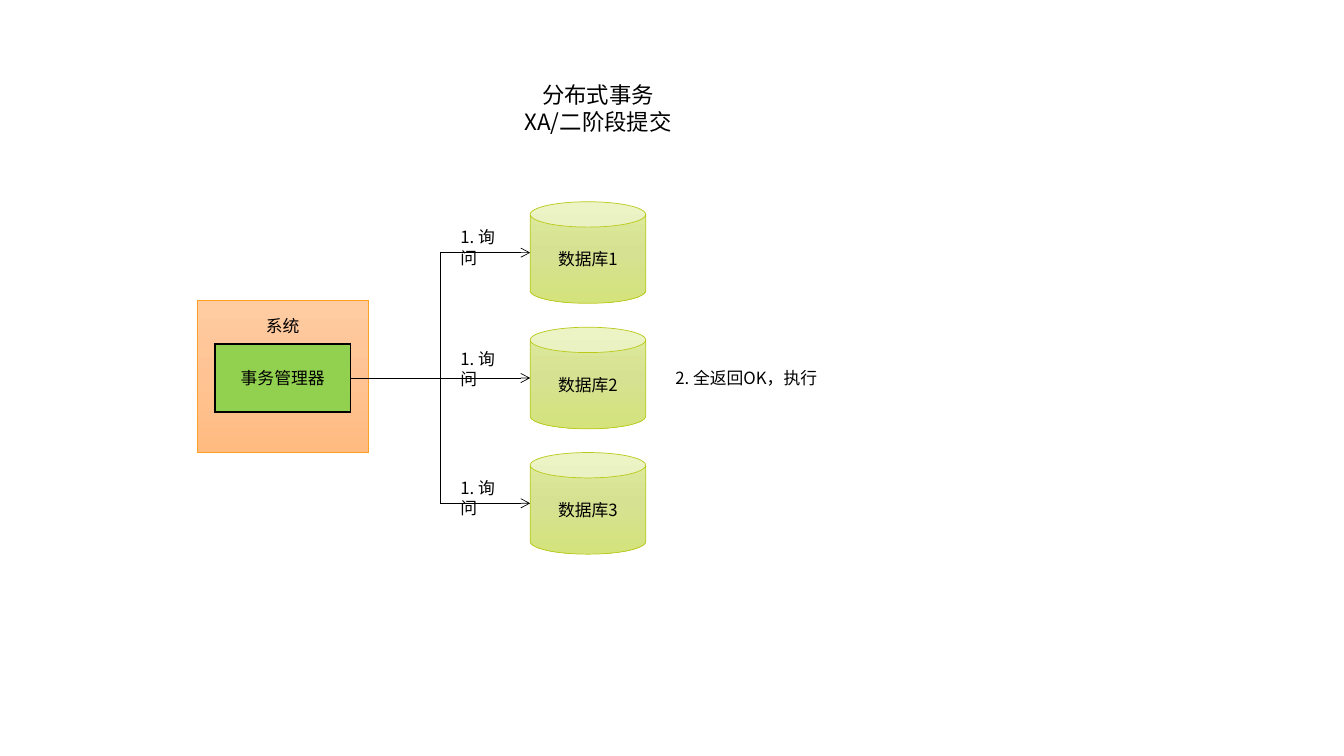
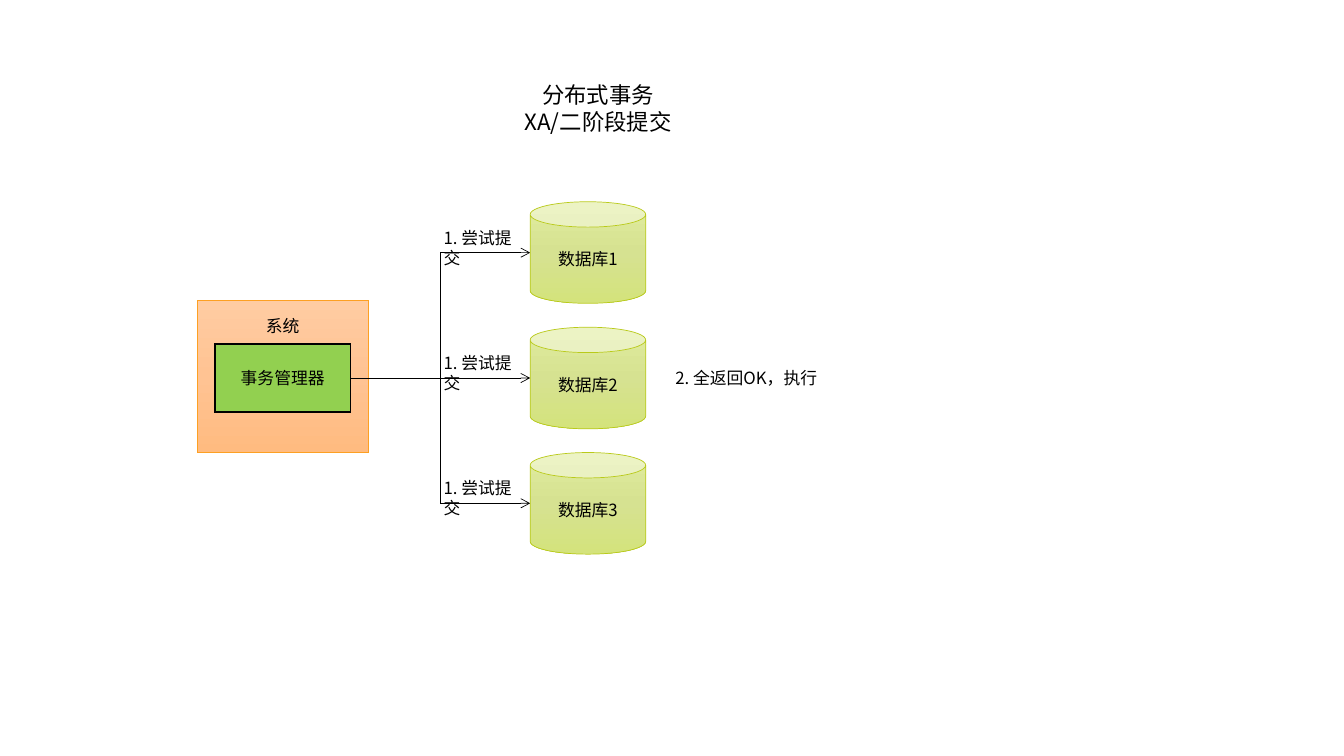
Before and after one commit to rkzlym/keith-book, a slide deck: slide 23 of docs/Image.pptx. Drawn at 1344x756 pixels with LibreOffice and Linux fonts; fonts in the diff are those of the drawing. Boxes give left, top, right and bottom in pixels: in the first picture for what was removed or moved away, otherwise in the second. Text is boxed around its words. In the diff, an @@ line names an element or a change of style, - is before the commit and + after.

```diff
--- a/docs/Image.pptx
+++ b/docs/Image.pptx
@@ text at [444, 230, 511, 266]: text changed @@
-1. 询问
+1. 尝试提交
@@ text at [444, 355, 511, 391]: text changed @@
-1. 询问
+1. 尝试提交
@@ text at [444, 480, 511, 516]: text changed @@
-1. 询问
+1. 尝试提交
```
Also in this commit, not shown: 1 slide added, 18 other files.
